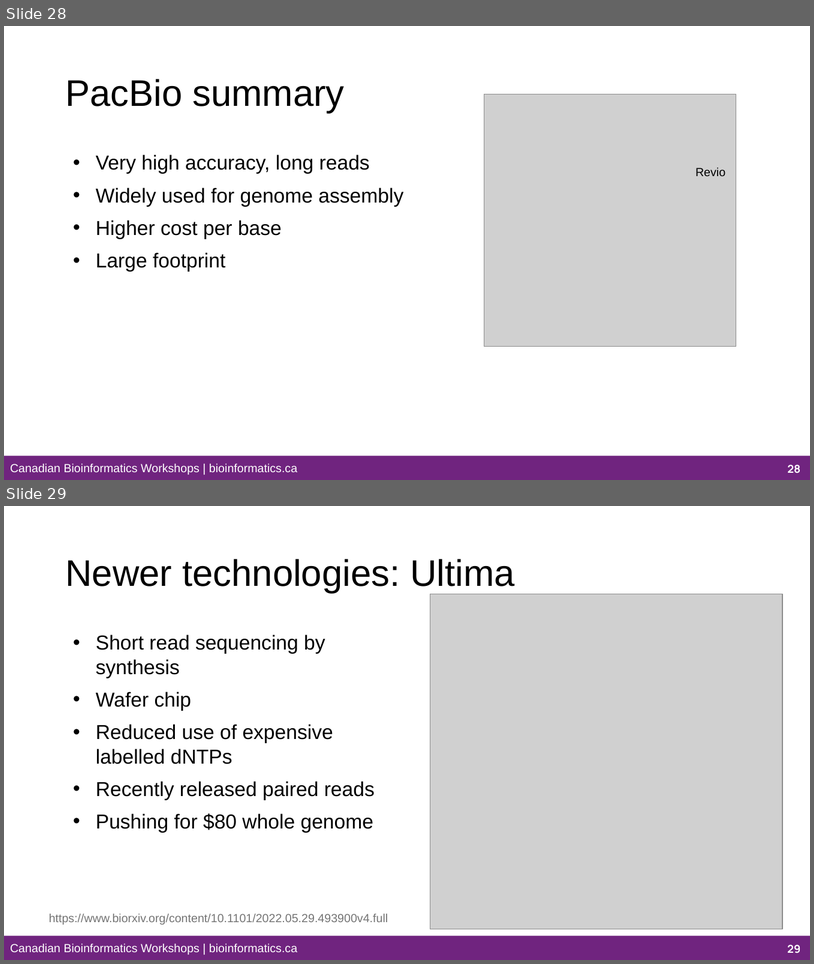
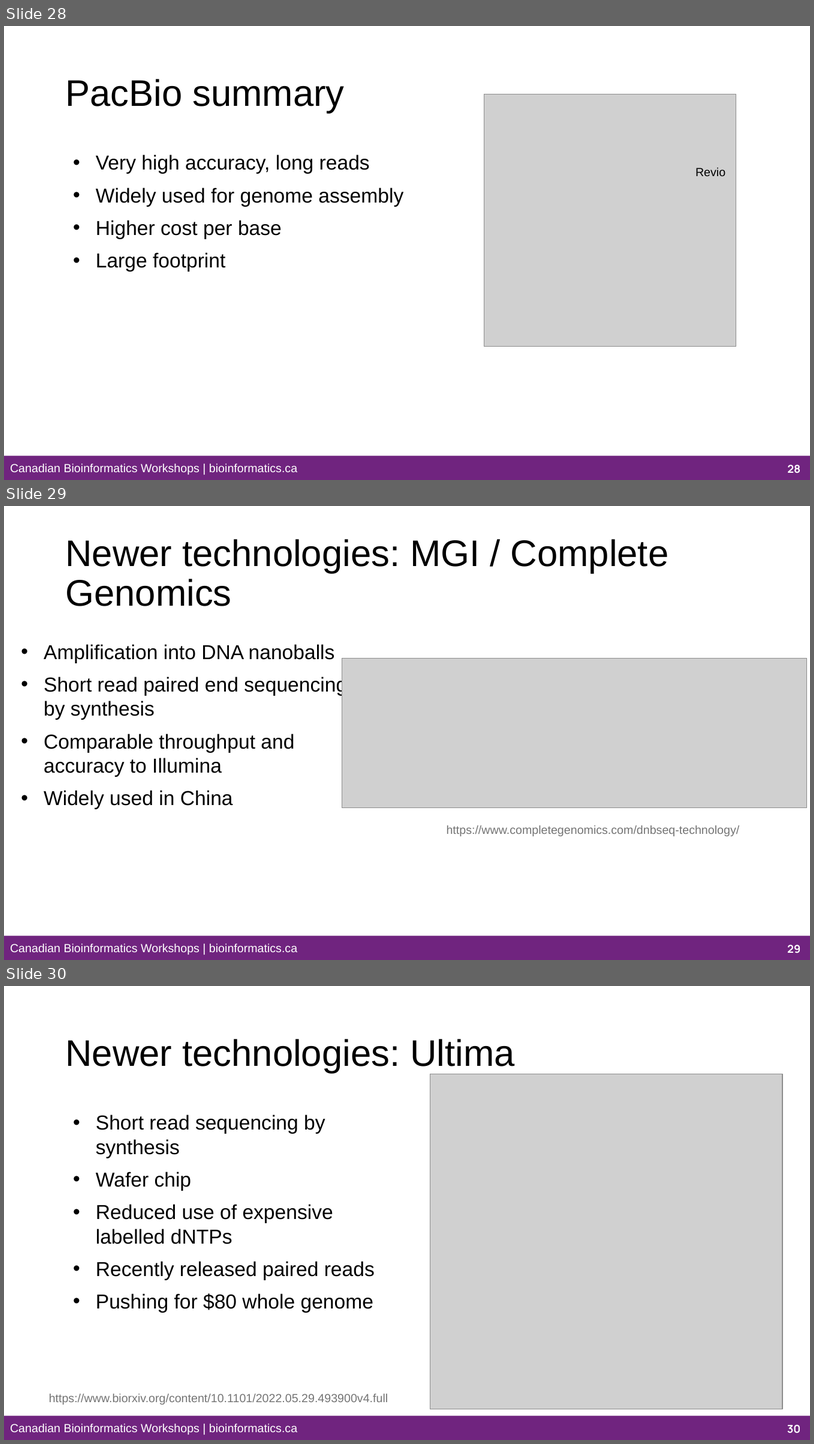
Before and after one commit to bioinformaticsdotca/HTG_Van-2611, a slide deck: content-files/Module_1a_HTG_Van-2611.pptx. Shown one above the other, each under a label of ours: slides 28 and 29 before the commit, slides 28, 29 and 30 after it. The pictures are 814x964 and 814x1444 pixels, drawn with LibreOffice and Linux fonts; fonts in the diff are those of the drawing; grey boxes stand for pictures; background and template pictures are left out. Boxes give left, top, right and bottom in pixels: in the first picture for what was removed or moved away, otherwise in the second. Text is boxed around its words. In the diff, an @@ line names an element or a change of style, - is before the commit and + after.

```diff
--- a/content-files/Module_1a_HTG_Van-2611.pptx
+++ b/content-files/Module_1a_HTG_Van-2611.pptx
@@ slide 29 added at <box>4,506,810,960</box>, background #FFFFFF; not listed: 2 template elements that a slide beside it also shows @@
@@ title added at <box>65,539,669,606</box>, 44 pt, text #000000 @@
+Newer technologies: MGI / Complete Genomics
@@ text added at <box>44,644,347,809</box>, 24 pt, text #000000 @@
+• Amplification into DNA nanoballs
+• Short read paired end sequencing by synthesis
+• Comparable throughput and accuracy to Illumina
+• Widely used in China
@@ picture added at <box>342,658,807,807</box> @@
@@ text added at <box>447,825,740,836</box>, 14 pt, text #747474 @@
+https://www.completegenomics.com/dnbseq-technology/
@@ page number added at <box>788,944,801,953</box>, 13 pt, text #FFFFFF, bold @@
+29
@@ what was slide 29 is now slide 30 @@
@@ page number at <box>788,1424,801,1433</box>: text changed @@
-29
+30
```
Also in this commit, not shown: 7 slides changed, 2 other slides added, 29 other files.
